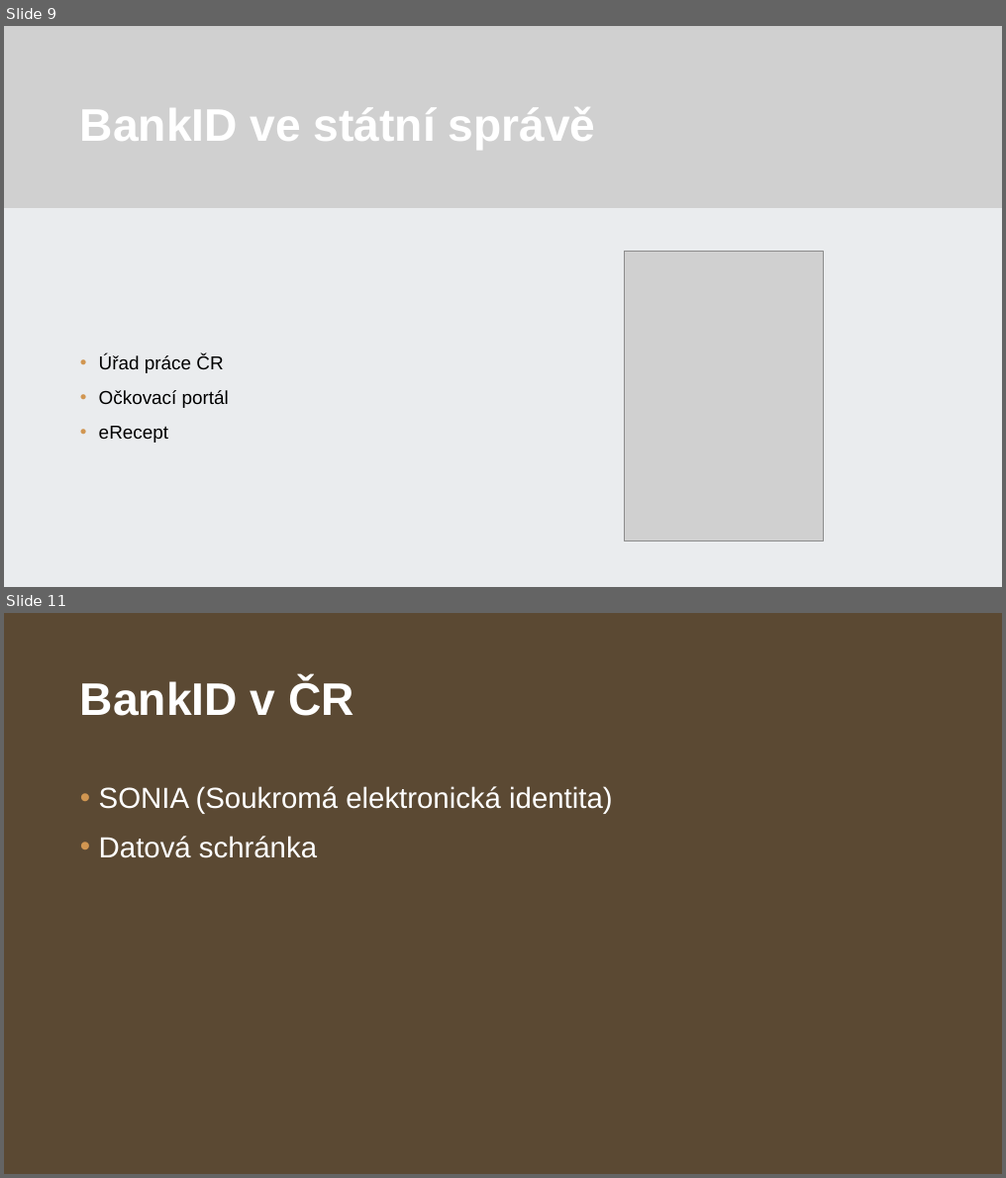
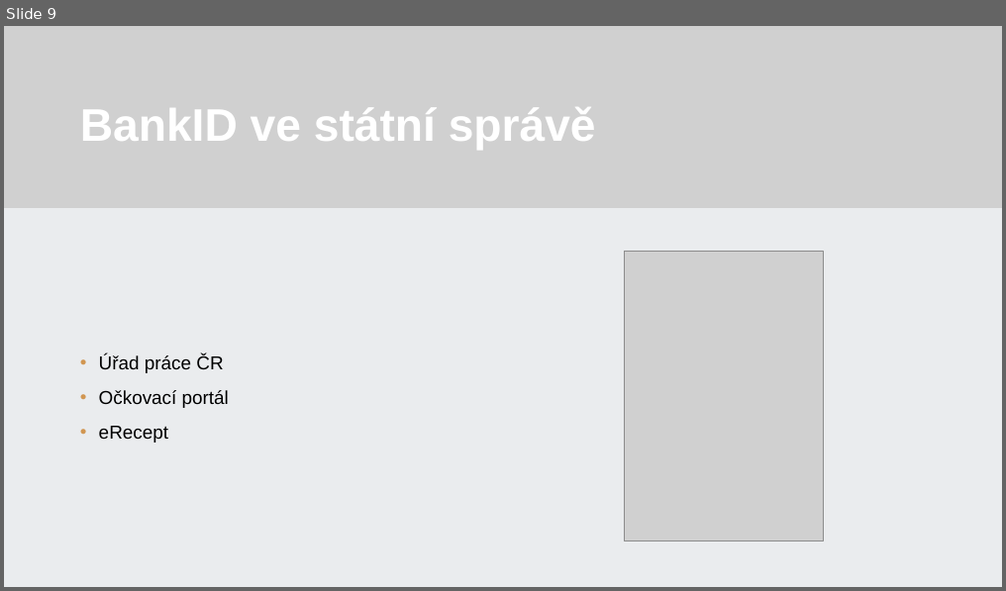
Before and after one commit to 22maixner/prezentace, a slide deck: Maixner.pptx. Shown one above the other, each under a label of ours: slides 9 and 11 before the commit, slide 9 after it; the slides between them are not shown. The pictures are 1006x1178 and 1006x591 pixels, drawn with LibreOffice and Linux fonts; fonts in the diff are those of the drawing; grey boxes stand for pictures; background and template pictures are left out. Boxes give left, top, right and bottom in pixels: in the first picture for what was removed or moved away, otherwise in the second. Text is boxed around its words. In the diff, an @@ line names an element or a change of style, - is before the commit and + after.

```diff
--- a/Maixner.pptx
+++ b/Maixner.pptx
@@ slide 11 removed at (4,613,1002,1174), background #FFFFFF @@
@@ rectangle removed at (4,613,1002,1174) @@
@@ title removed at (80,679,354,716) @@
-BankID v ČR
@@ text removed at (99,786,612,859) @@
-• SONIA (Soukromá elektronická identita)
-• Datová schránka
```
Also in this commit, not shown: 3 slides changed, 8 slides added, 9 other slides removed, 1 other file.
